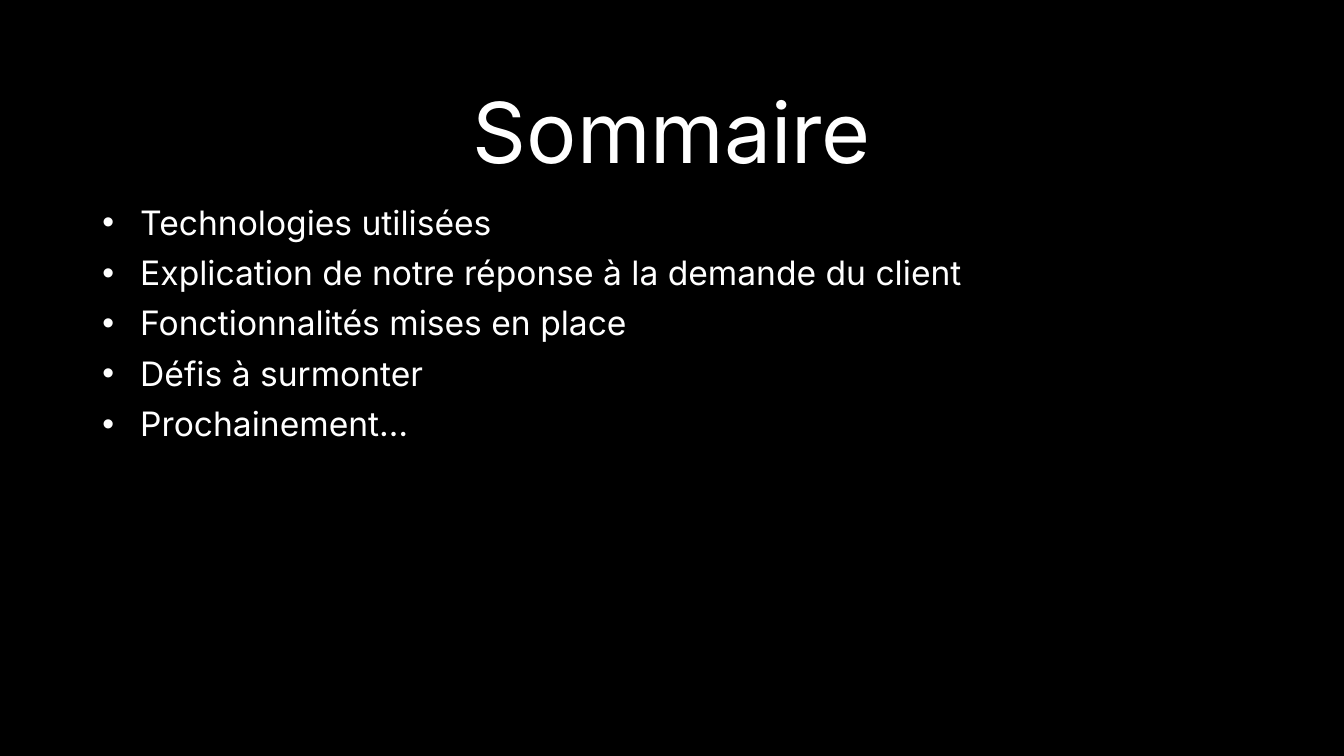
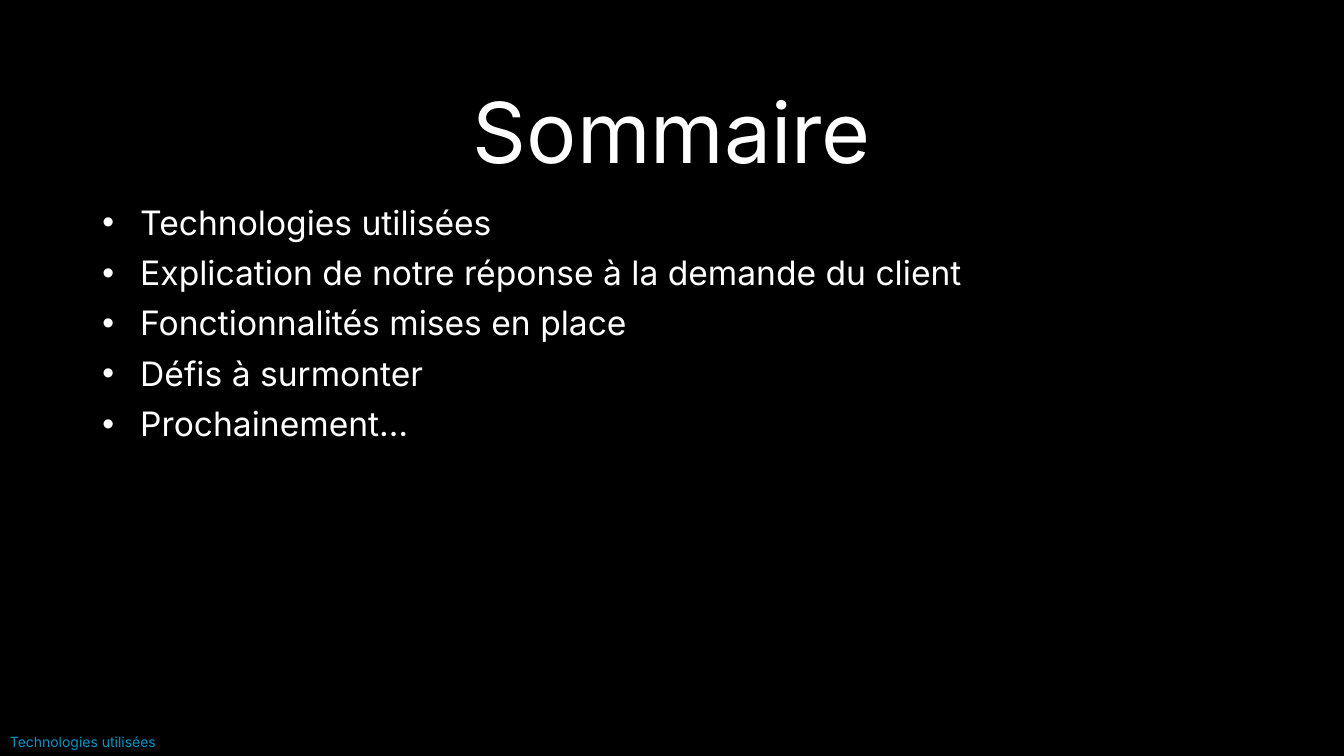
Before and after one commit to EDM115-org/Senescalade, a slide deck: slide 2 of Organisation/Rendus/Présentation Janvier 2024.pptx. Drawn at 1344x756 pixels with LibreOffice and Linux fonts; fonts in the diff are those of the drawing; background and template pictures are left out. Boxes give left, top, right and bottom in pixels: in the first picture for what was removed or moved away, otherwise in the second. Text is boxed around its words. In the diff, an @@ line names an element or a change of style, - is before the commit and + after.

```diff
--- a/Organisation/Rendus/Présentation Janvier 2024.pptx
+++ b/Organisation/Rendus/Présentation Janvier 2024.pptx
@@ text added at <box>10,736,156,750</box>, 10 pt, text #0893C4 @@
+Technologies utilisées
```
Also in this commit, not shown: 4 other slides changed, 4 slides added, 2 slides removed.
